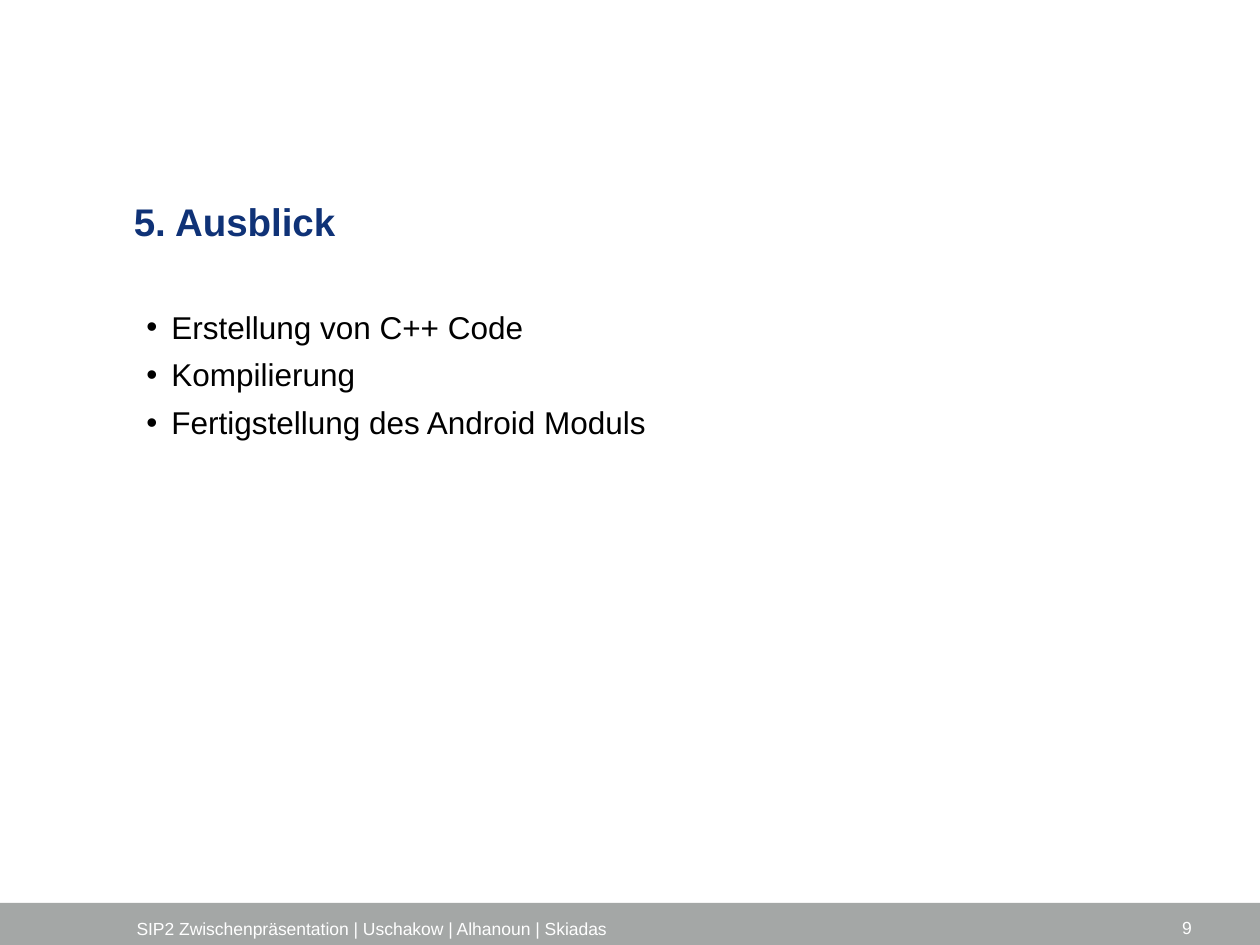
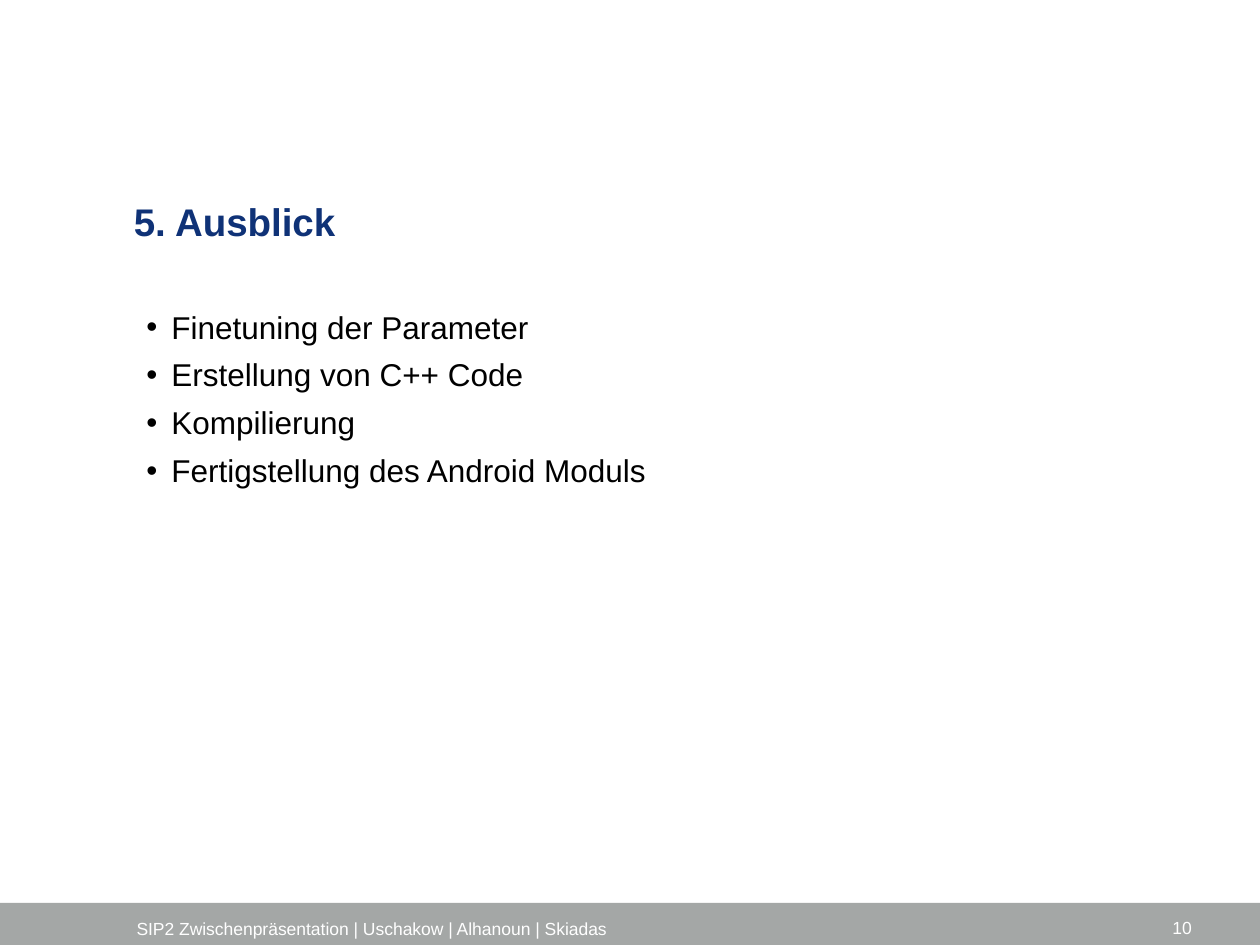
Before and after one commit to Edwardha92/SIP2, a slide deck: slide 10 of docs/final_documentation/Präsi_vonAlexgeändert.pptx (slide 9 before the commit). Drawn at 1260x945 pixels with LibreOffice and Linux fonts; fonts in the diff are those of the drawing; background and template pictures are left out. Boxes give left, top, right and bottom in pixels: in the first picture for what was removed or moved away, otherwise in the second. Text is boxed around its words. In the diff, an @@ line names an element or a change of style, - is before the commit and + after.

```diff
--- a/docs/final_documentation/Präsi_vonAlexgeändert.pptx
+++ b/docs/final_documentation/Präsi_vonAlexgeändert.pptx
@@ text at (171,316,528,345): paragraph added @@
+  • Finetuning der Parameter
@@ page number at (1172,922,1191,934): text changed @@
-9
+10
```
Also in this commit, not shown: 6 other slides changed, 1 slide added, 1 other file.
